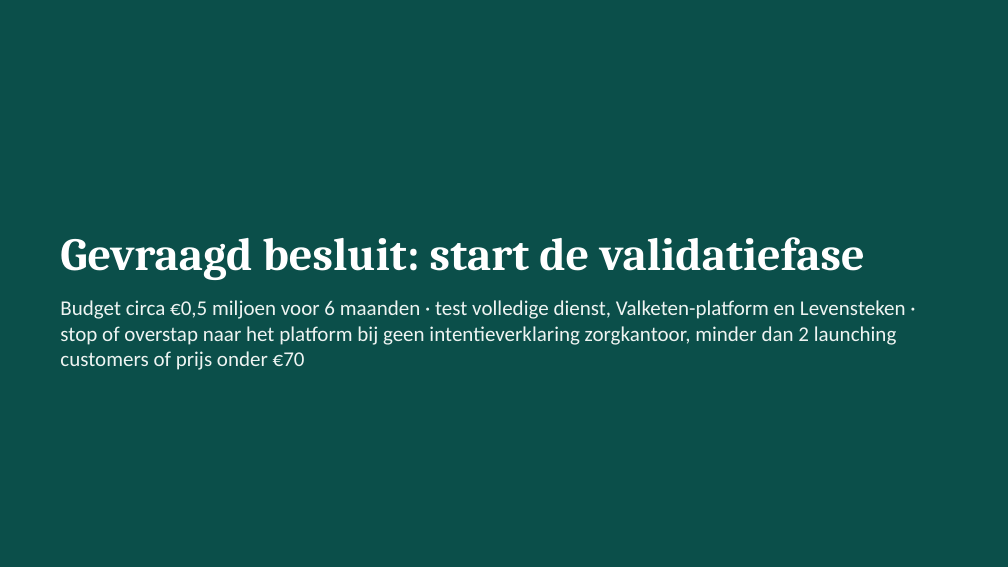
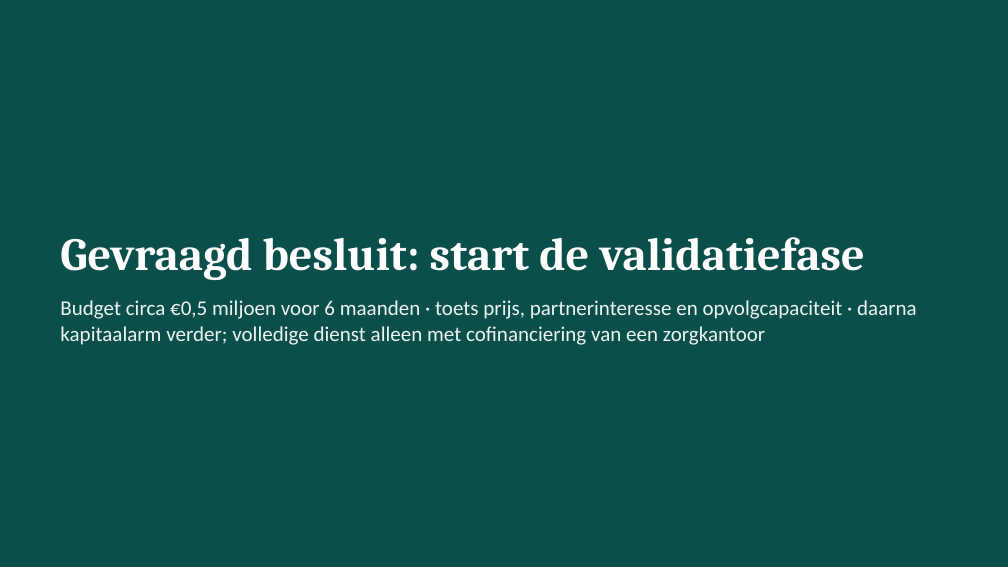
Before and after one commit to robruijn/Four-Seasons-Rome-2026, a slide deck: slide 44 of AgeTech_kansen_Nederland.pptx (slide 41 before the commit). Drawn at 1008x567 pixels with LibreOffice and Linux fonts; fonts in the diff are those of the drawing. Boxes give left, top, right and bottom in pixels: in the first picture for what was removed or moved away, otherwise in the second. Text is boxed around its words. In the diff, an @@ line names an element or a change of style, - is before the commit and + after.

```diff
--- a/AgeTech_kansen_Nederland.pptx
+++ b/AgeTech_kansen_Nederland.pptx
@@ text at <box>60,300,917,345</box>: text changed @@
-Budget circa €0,5 miljoen voor 6 maanden · test volledige dienst, Valketen-platform en Levensteken · stop of overstap naar het platform bij geen intentieverklaring zorgkantoor, minder dan 2 launching customers of prijs onder €70
+Budget circa €0,5 miljoen voor 6 maanden · toets prijs, partnerinteresse en opvolgcapaciteit · daarna kapitaalarm verder; volledige dienst alleen met cofinanciering van een zorgkantoor
```
Also in this commit, not shown: 6 other slides changed, 3 slides added.
